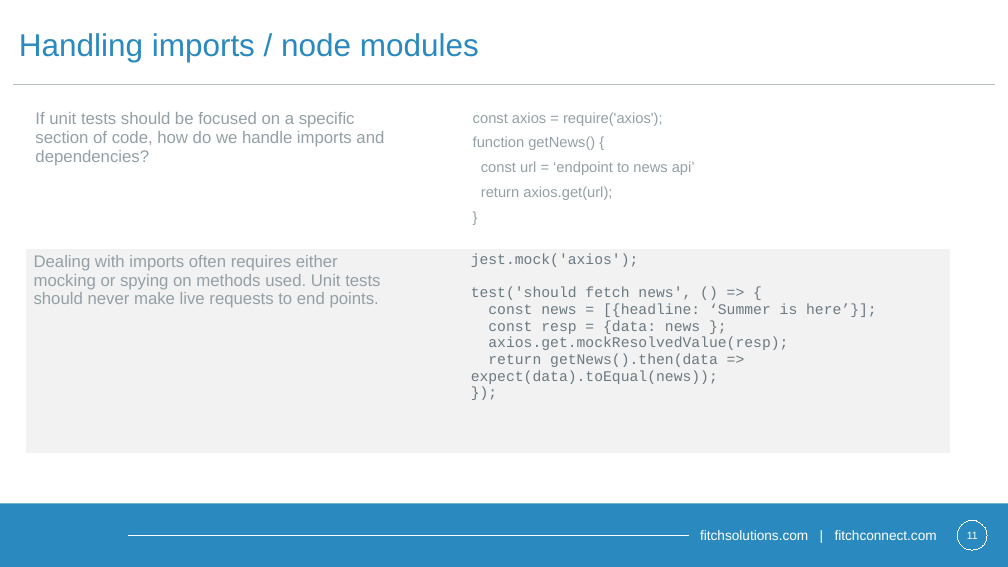
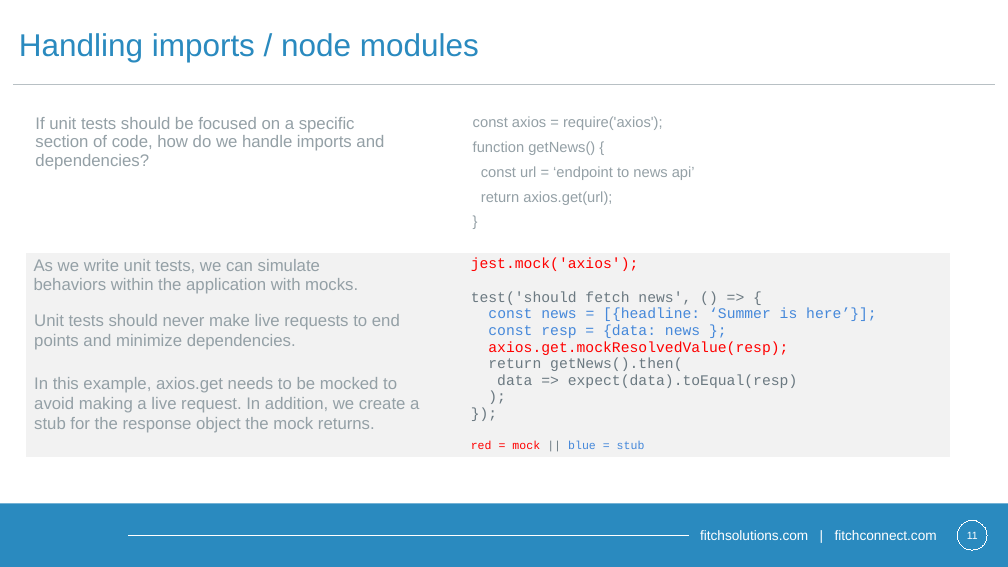
Before and after one commit to Contrapuntist/jesttutorial, a slide deck: slide 11 of presentation/unittestingintro.pptx. Drawn at 1008x567 pixels with LibreOffice and Linux fonts; fonts in the diff are those of the drawing; background and template pictures are left out. Boxes give left, top, right and bottom in pixels: in the first picture for what was removed or moved away, otherwise in the second. Text is boxed around its words. In the diff, an @@ line names an element or a change of style, - is before the commit and + after.

Commit message:
updates to examples, presentation and resources

```diff
--- a/presentation/unittestingintro.pptx
+++ b/presentation/unittestingintro.pptx
@@ table moved from (x1=28, y1=106, x2=951, y2=253) to (x1=28, y1=110, x2=951, y2=258) @@
@@ table at (x1=26, y1=253, x2=949, y2=468) @@
-row 1, column 1: Dealing with imports often requires either mocking or spying on methods used. Unit tests should never make live requests to end points.
+row 1, column 1: As we write unit tests, we can simulate behaviors within the application with mocks.
-row 1, column 3: jest.mock('axios'); / test('should fetch news', () => { / const news = [{headline: ‘Summer is here’}]; / const resp = {data: news }; / axios.get.mockResolvedValue(resp); / return getNews().then(data => expect(data).toEqual(news)); / });
+row 1, column 3: jest.mock('axios'); / test('should fetch news', () => { / const news = [{headline: ‘Summer is here’}]; / const resp = {data: news }; / axios.get.mockResolvedValue(resp); / return getNews().then( / data => expect(data).toEqual(resp) / ); / }); / red = mock || blue = stub
@@ table resized from (x1=26, y1=249, x2=949, y2=453) to (x1=26, y1=253, x2=949, y2=468) @@
@@ text added at (x1=34, y1=314, x2=400, y2=349), 16 pt, text #94A0A6 @@
+Unit tests should never make live requests to end points and minimize dependencies.
@@ text added at (x1=34, y1=377, x2=419, y2=433), 16 pt, text #94A0A6 @@
+In this example, axios.get needs to be mocked to avoid making a live request. In addition, we create a stub for the response object the mock returns.
```
Also in this commit, not shown: 13 other slides changed, 3 slides added, 23 slides removed, 9 other files.
